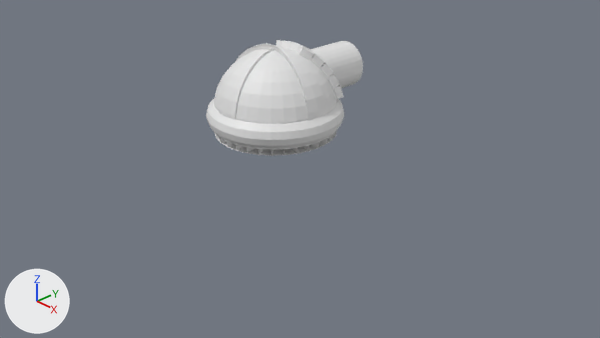
Two versions of the Blender file CrippleFighter/Assets/Blender/TurretGun.blend, one commit apart.
Before and after are seen from the file's camera 'Camera'. Lighting does not change. The marker at lower left points along +X, +Y and +Z.
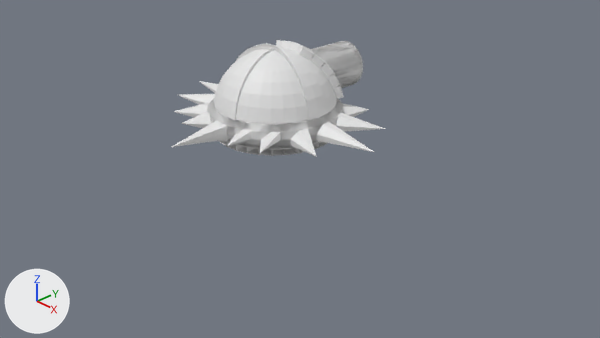
The change in detail:
me_cylinder has 736 vertices, 706 faces and spans x -2.84..2.84, y -1.76..1.0, z -2.32..4.74.
me_cylinder is used by ob_cylinder; location (0.0, 0.74, 1.91); rotation (-1.571, 0.0, 0.0), in degrees (-90, 0, 0); scale (-0.391, -0.391, -0.391).
Part 1, on me_cylinder:
Vertex 592 of me_cylinder moves from (0.0, -1.19, 4.74) at pixel (220, 130) to (0.0, -1.19, 7.01) at pixel (170, 147).
Vertex 628 of me_cylinder moves from (-1.09, -1.19, 4.53) at pixel (242, 137) to (-1.49, -1.1, 5.55) at pixel (227, 145).
Vertex 664 of me_cylinder moves from (-2.01, -1.19, 3.91) at pixel (270, 139) to (-2.76, -1.11, 5.07) at pixel (259, 153).
Vertex 700 of me_cylinder moves from (-2.63, -1.19, 2.99) at pixel (299, 137) to (-4.36, -1.1, 3.81) at pixel (316, 156).
Part 2, on me_cylinder:
Vertex 160 of me_cylinder moves from (-2.84, -1.19, 1.9) at pixel (324, 131) to (-5.4, -1.19, 1.9) at pixel (374, 152).
Vertex 196 of me_cylinder moves from (-2.63, -1.19, 0.81) at pixel (339, 122) to (-4.2, -1.24, -0.16) at pixel (386, 128).
Part 3, on me_cylinder:
Vertex 232 of me_cylinder moves from (-2.01, -1.19, -0.11) at pixel (344, 112) to (-2.55, -1.14, -1.06) at pixel (369, 109).
Object 'Cylinder' (ob_cylinder) gains a MIRROR modifier named 'Mirror'.

Boxes [x1, y1, x2, y2] around the edits, measured in the pictures (600 x 338 px; the box of a moved part takes in the faces that stretch with it):
'Cylinder', reshaped, modifiers changed (35% wider, 7% taller): before [206, 41, 363, 149]; after [172, 41, 385, 157]
part 1 of me_cylinder, moved or reshaped: before [215, 121, 309, 146]; after [172, 94, 317, 157]
part 2 of me_cylinder, moved or reshaped: before [316, 113, 343, 140]; after [200, 81, 385, 152]
part 3 of me_cylinder, moved or reshaped (not visible before): after [342, 103, 369, 117]
